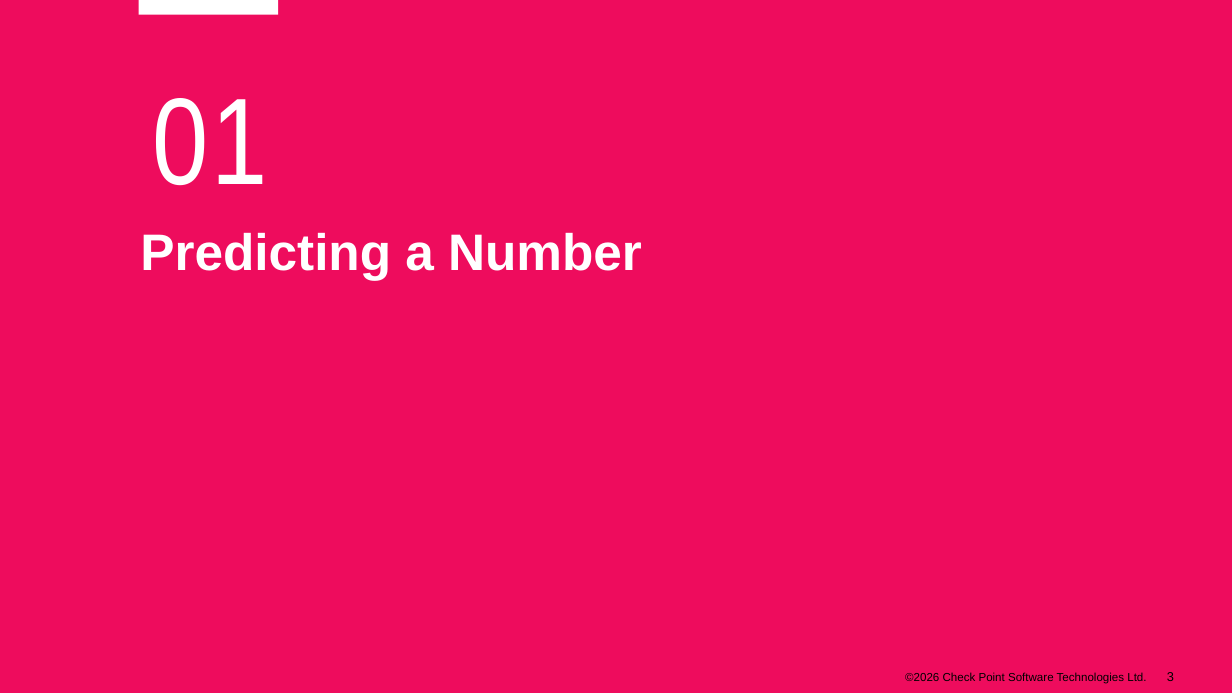
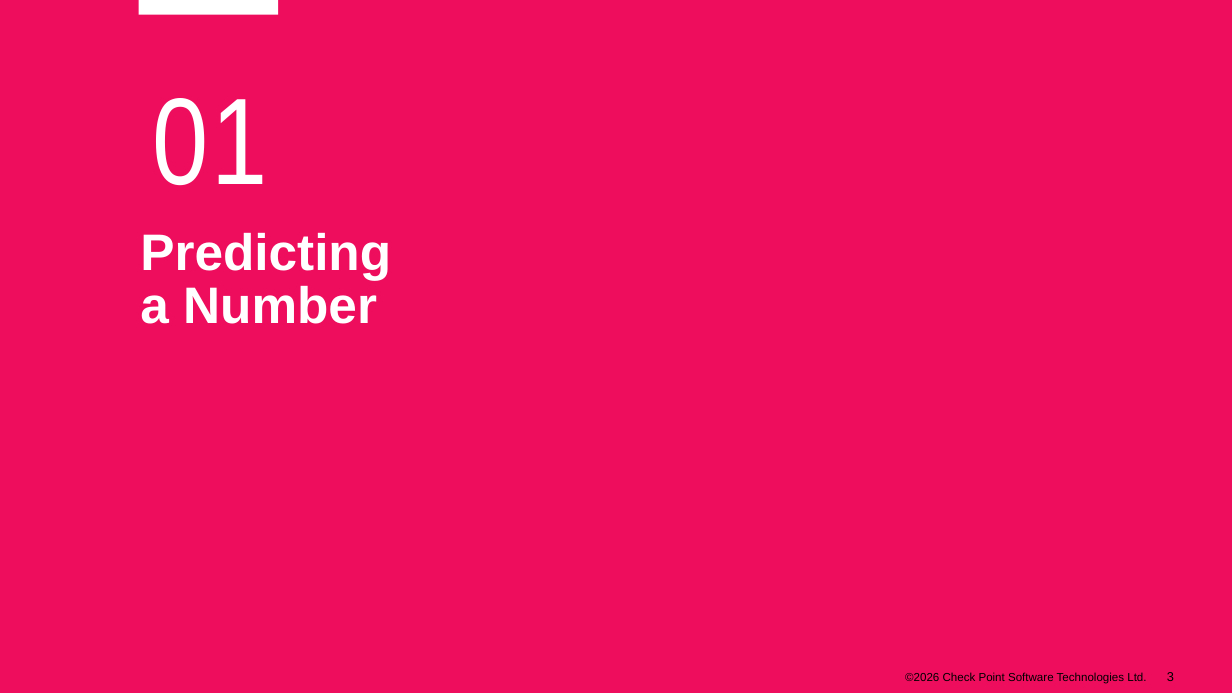
Before and after one commit to alshawwaf/ai-basic-training, a slide deck: slide 3 of stage1_classic_ml/02_linear_regression/Lecture-2-Linear-Regression.pptx. Drawn at 1232x693 pixels with LibreOffice and Linux fonts; fonts in the diff are those of the drawing; background and template pictures are left out. Boxes give left, top, right and bottom in pixels: in the first picture for what was removed or moved away, otherwise in the second. Text is boxed around its words. In the diff, an @@ line names an element or a change of style, - is before the commit and + after.

```diff
--- a/stage1_classic_ml/02_linear_regression/Lecture-2-Linear-Regression.pptx
+++ b/stage1_classic_ml/02_linear_regression/Lecture-2-Linear-Regression.pptx
@@ text at (x1=140, y1=232, x2=391, y2=324): text changed @@
-Predicting a Number
+Predicting
+a Number
```
Also in this commit, not shown: 8 other slides changed, 9 slides added, 5 slides removed.
